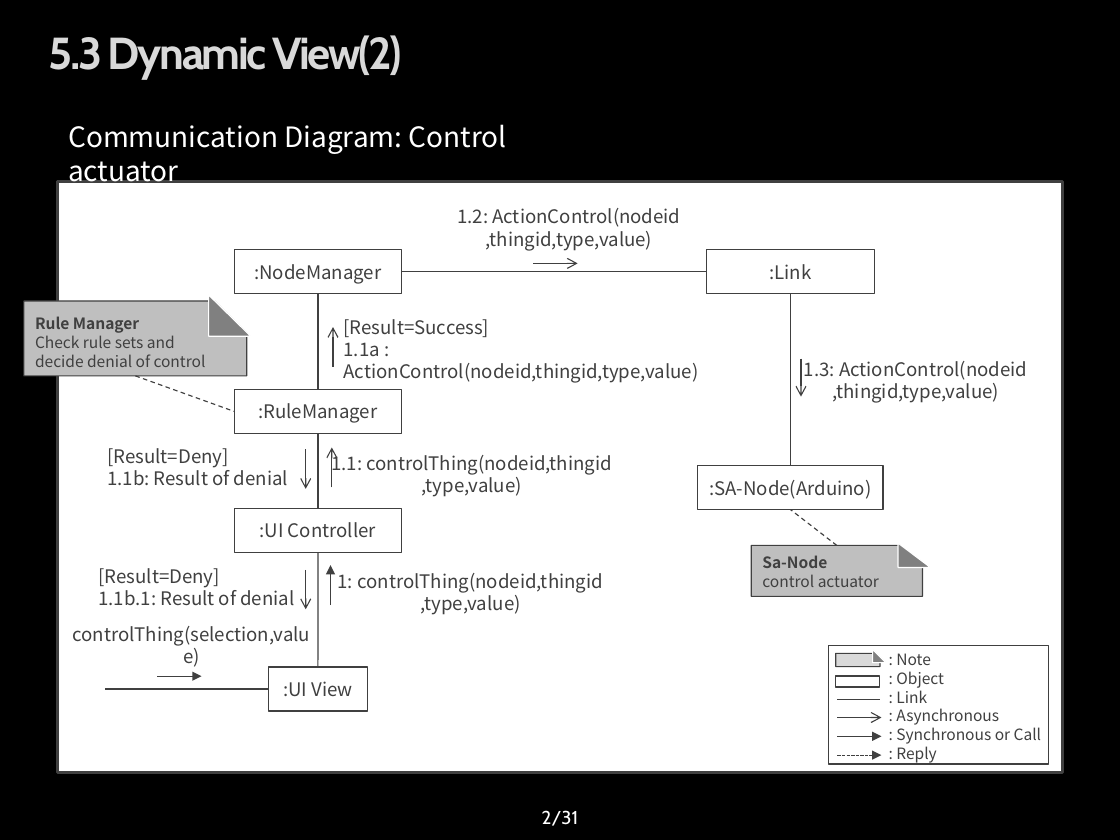
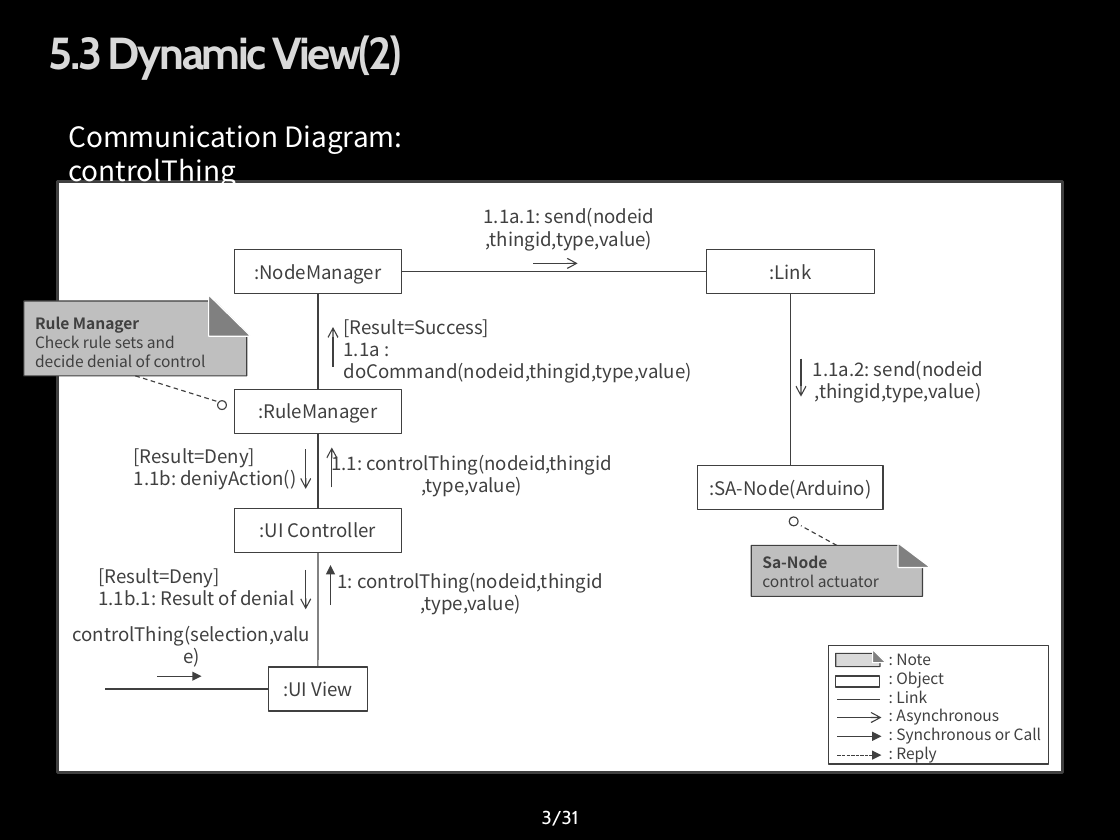
Before and after one commit to youkkwon/smarthome, a slide deck: slide 3 of doc/dynamic view 150616_communication_dgm.pptx (slide 2 before the commit). Drawn at 1120x840 pixels with LibreOffice and Linux fonts; fonts in the diff are those of the drawing; background and template pictures are left out. Boxes give left, top, right and bottom in pixels: in the first picture for what was removed or moved away, otherwise in the second. Text is boxed around its words. In the diff, an @@ line names an element or a change of style, - is before the commit and + after.

```diff
--- a/doc/dynamic view 150616_communication_dgm.pptx
+++ b/doc/dynamic view 150616_communication_dgm.pptx
@@ text at (68,125,402,189): text changed @@
-Communication Diagram: Control actuator
+Communication Diagram: controlThing
@@ text at (484,208,654,227): text changed @@
-1.2: ActionControl(nodeid
+1.1a.1: send(nodeid
@@ text at (344,342,692,383): text changed @@
-1.1a : ActionControl(nodeid,thingid,type,value)
+1.1a : doCommand(nodeid,thingid,type,value)
@@ text "1.1a.2: send(nodeid": place and size @@
-text "1.1a.2: send(nodeid" at (804,361,1027,403)
+text "1.1a.2: send(nodeid" at (813,361,983,403)
@@ line moved from (136, 376) - (234, 411) to (136, 376) - (218, 402) @@
@@ text at (813,361,983,380): text changed @@
-1.3: ActionControl(nodeid
+1.1a.2: send(nodeid
@@ ellipse added at (217,401,226,410), fill #FFFFFF, outline #404040 0.75 pt @@
@@ text "[Result=Deny]": place and size @@
-text "[Result=Deny]" at (107,448,288,485)
+text "[Result=Deny]" at (134,448,296,490)
@@ text at (134,466,296,490): text changed @@
-1.1b: Result of denial
+1.1b: deniyAction()
@@ ellipse added at (790,517,799,526), fill #FFFFFF, outline #404040 0.75 pt @@
@@ line moved from (837, 545) - (791, 510) to (837, 545) - (801, 525) @@
@@ page number at (542,810,579,826): text changed @@
-2/31
+3/31
```
Also in this commit, not shown: 2 other slides changed, 1 slide added.
